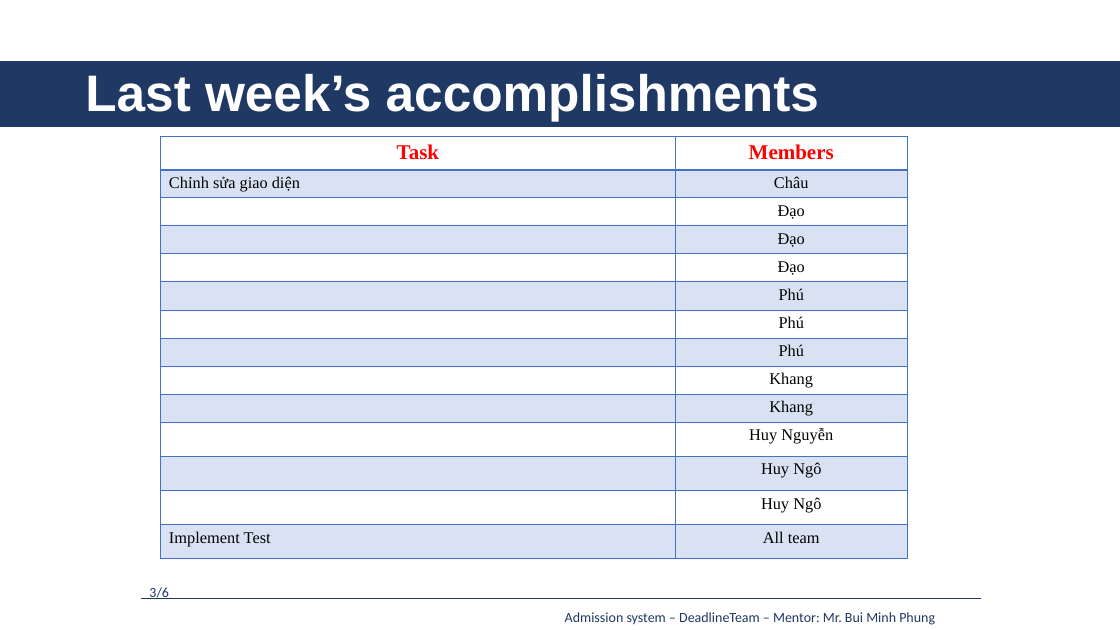
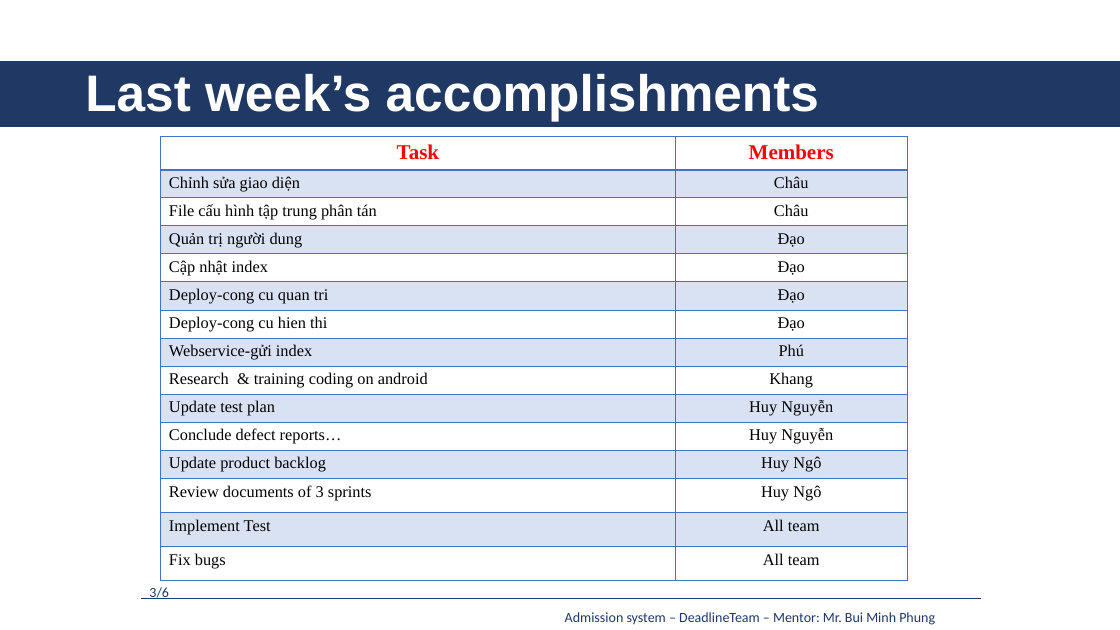
Before and after one commit to daotk/cap-deadline, a slide deck: slide 3 of 9. Presentation/AS_DeadlineTeam_Week24.pptx. Drawn at 1120x630 pixels with LibreOffice and Linux fonts; fonts in the diff are those of the drawing. Boxes give left, top, right and bottom in pixels: in the first picture for what was removed or moved away, otherwise in the second. Text is boxed around its words. In the diff, an @@ line names an element or a change of style, - is before the commit and + after.

```diff
--- a/9. Presentation/AS_DeadlineTeam_Week24.pptx
+++ b/9. Presentation/AS_DeadlineTeam_Week24.pptx
@@ table at box(160, 136, 907, 580) @@
-row 3, column 1: 
+row 3, column 1: File cấu hình tập trung phân tán
-row 3, column 2: Đạo
+row 3, column 2: Châu
-row 4, column 1: 
+row 4, column 1: Quản trị người dung
-row 5, column 1: 
+row 5, column 1: Cập nhật index
-row 6, column 1: 
+row 6, column 1: Deploy-cong cu quan tri
-row 6, column 2: Phú
+row 6, column 2: Đạo
-row 7, column 1: 
+row 7, column 1: Deploy-cong cu hien thi
-row 7, column 2: Phú
+row 7, column 2: Đạo
-row 8, column 1: 
+row 8, column 1: Webservice-gửi index
-row 9, column 1: 
+row 9, column 1: Research & training coding on android
-row 10, column 1: 
+row 10, column 1: Update test plan
-row 10, column 2: Khang
+row 10, column 2: Huy Nguyễn
-row 11, column 1: 
+row 11, column 1: Conclude defect reports…
-row 12, column 1: 
+row 12, column 1: Update product backlog
-row 13, column 1: 
+row 13, column 1: Review documents of 3 sprints
+row 15: Fix bugs | All team
```
Also in this commit, not shown: 1 other slide changed, 4 other files.
